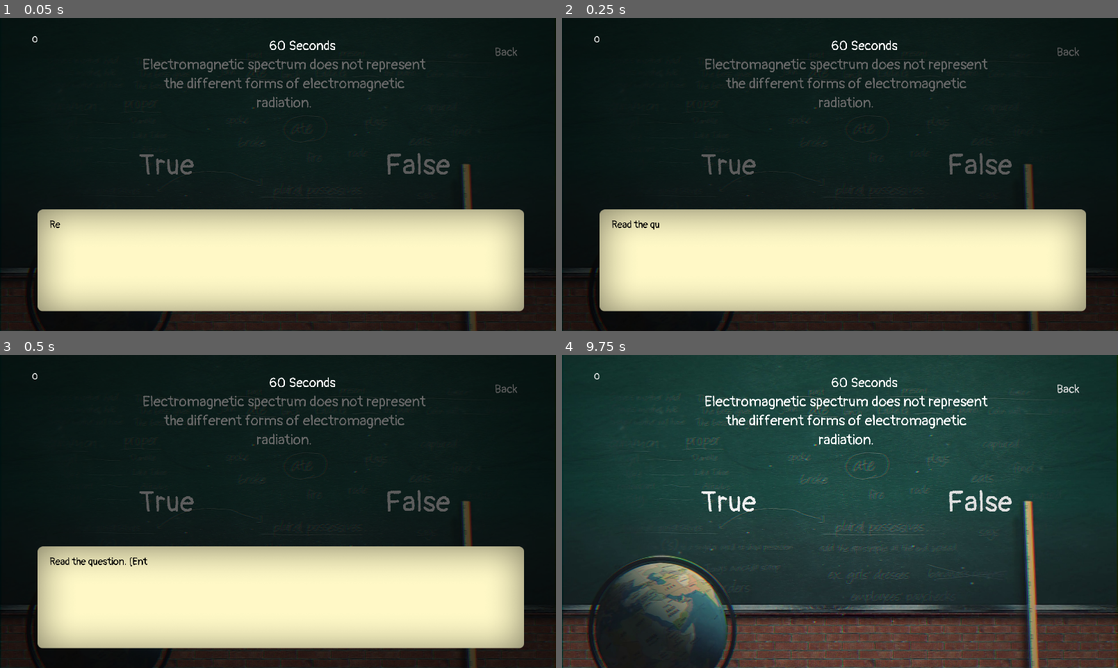
Above: before the commit, frames 1-4 (two rows, left to right).
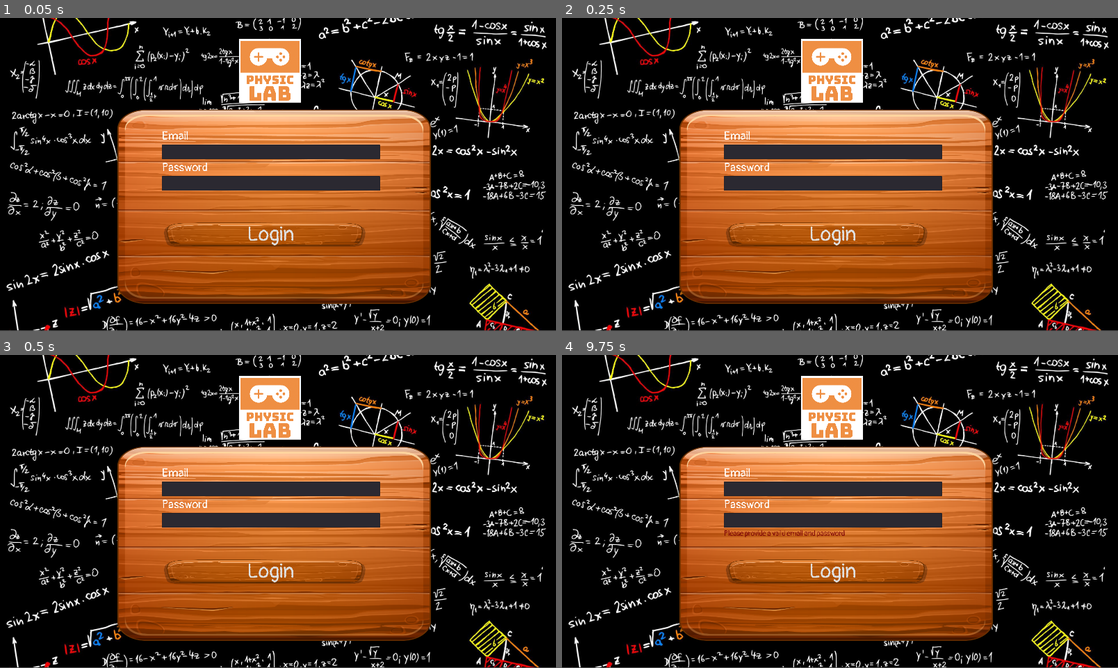
Above: after the commit, the same moments.

Repository: ChunFei96/Godot-PhysicLab
Game: Godot game, scene res://Login/LoginScene.tscn
Two runs of this game, one before a commit and one after it. Both use one fixed random seed, a clock stepped at 60 frames per second and the inputs below. Before the commit the project starts from res://Scenes/Light/Quiz/mainScene.tscn. Sound files missing from this copy of the repository are replaced by a short silence.
Inputs (mouse positions are in pixels of both pictures, inside the frame that each line leads up to):
- Up to frame 1 (0.05 s): no input
- Up to frame 2 (0.25 s): no input
- Up to frame 3 (0.5 s): no input
- Up to frame 4 (9.75 s): click (834, 570) at 0.5 s, where only the run after the commit has a clickable "Login"; click (728, 502) at 1.25 s, where only the run before the commit has a clickable "True"; click (834, 586) at 2.02 s; click (979, 502) at 2.75 s, where only the run before the commit has a clickable "False"; click (1067, 389) at 3.5 s, where only the run before the commit has a clickable "Back"; tap Enter (ui_accept) at 4.25, 4.52, 6.5, 7.52, 9.5 s; move the mouse to (962, 495) at 4.27 s; click (962, 495) at 4.42 s; drag from (728, 527) to (812, 574) at 5.02 s; move the mouse to (895, 442) at 5.77 s; drag from (812, 574) to (673, 464) at 6.52 s; move the mouse to (1006, 558) at 7.27 s; hold Down (ui_down) 7.28-8 s; drag from (673, 464) to (756, 433) at 8.02 s; move the mouse to (867, 511) at 8.77 s; hold Down (ui_down) 8.78-9.5 s; click (867, 511) at 8.92 s; drag from (756, 433) to (728, 527) at 9.52 s

The runs differ from the first frame. In frame 1, 76% of the frame differs, in the area x 0-100%, y 0-100%; in frame 2, 76%; in frame 3, 76%; in frame 4, 98%.

Commit message:
set LoginScene as main scene

Diff:
--- a/project.godot
+++ b/project.godot
@@ -16,7 +16,7 @@
 [application]
 
 config/name="Physics Lab"
-run/main_scene="res://Scenes/Light/Quiz/mainScene.tscn"
+run/main_scene="res://Login/LoginScene.tscn"
 
 [autoload]
 
